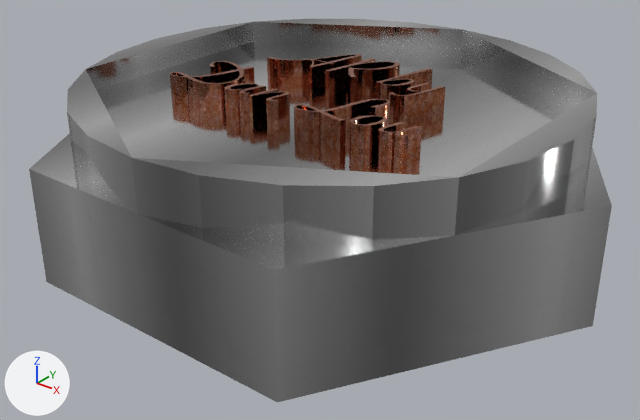
One commit to the glTF model signature/sign.gltf: the scene before it, then after it.
Before and after are seen from a 50 mm camera at (0.169, -0.0793, 0.0886) aimed at (0.0642, 0.0518, 0.0073). Lighting does not change. The marker at lower left points along +X, +Y and +Z. Where no turn or scale is listed for an object, it has been applied to the vertices.

Names of what the first picture shows: 'AR by Dan Lou', 'root'.
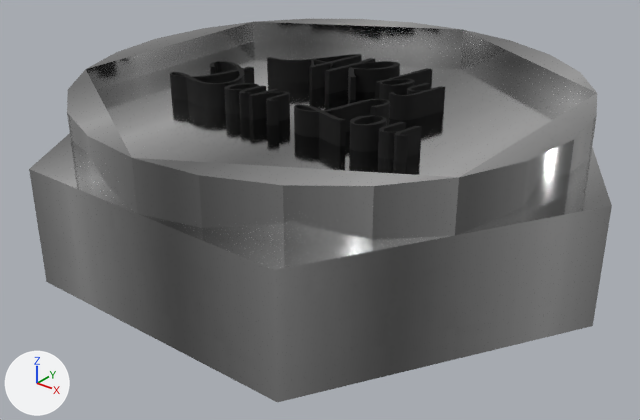
The newer file is also turned or shifted as a whole; pictures and numbers use the older file's frame.

Pixel boxes (x1, y1, x2, y2) of what changed, in the pictures (640 x 420 px):
'AR by Dan Lou', recoloured (brown to black): (170, 54, 445, 163) in both

Edits to the bpy script that builds the scene:
```text
Add mat_3d_text:
    mat_3d_text = principled_material('3D_Text')
    mat_3d_text.base_color = (0.0, 0.0, 0.0)  # black #000000
    mat_3d_text.metallic = 0.1
    mat_3d_text.roughness = 0.9
Change me_mesh_0:
    where me_mesh_0.from_pydata(...)  # 1088 vertices, 2168 faces; spans x 0.0337..0.0921, y 0.0394..0.0765, z 0.029..0.034
    remove me_mesh_0.materials.append(mat_metal_rusted)  # picture img_image_1
    add me_mesh_0.materials.append(mat_3d_text)  # black #000000
```
